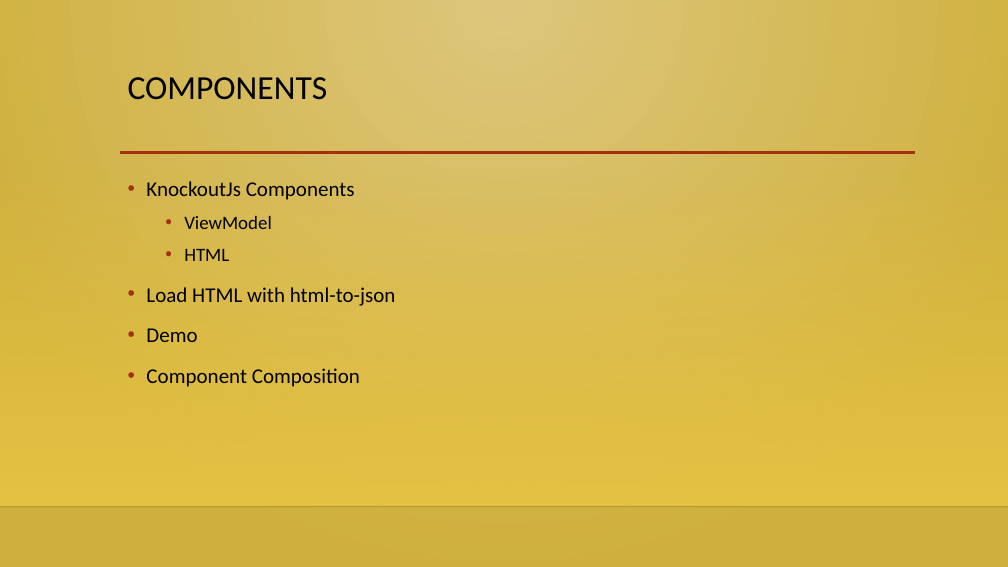
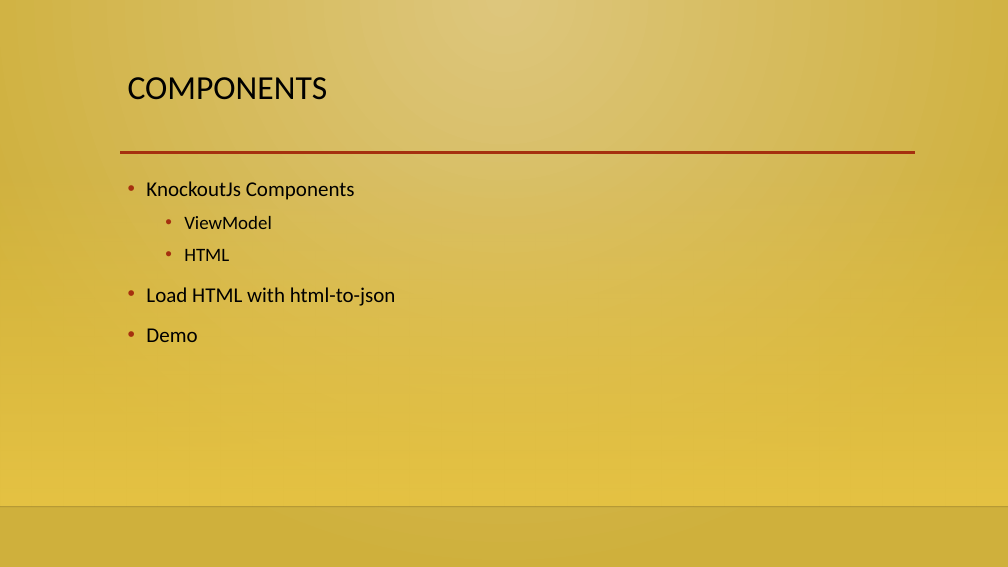
Before and after one commit to gursharan001/LargeJsApps, a slide deck: slide 8 of LargeScaleJavascriptAppsWithTypescriptKnockoutCrossroadsJs.pptx (slide 6 before the commit). Drawn at 1008x567 pixels with LibreOffice and Linux fonts; fonts in the diff are those of the drawing; background and template pictures are left out. Boxes give left, top, right and bottom in pixels: in the first picture for what was removed or moved away, otherwise in the second. Text is boxed around its words. In the diff, an @@ line names an element or a change of style, - is before the commit and + after.

```diff
--- a/LargeScaleJavascriptAppsWithTypescriptKnockoutCrossroadsJs.pptx
+++ b/LargeScaleJavascriptAppsWithTypescriptKnockoutCrossroadsJs.pptx
@@ text at (x1=146, y1=368, x2=360, y2=387): paragraph removed @@
-• Component Composition
```
Also in this commit, not shown: 2 other slides changed, 2 slides added, 3 other files.
